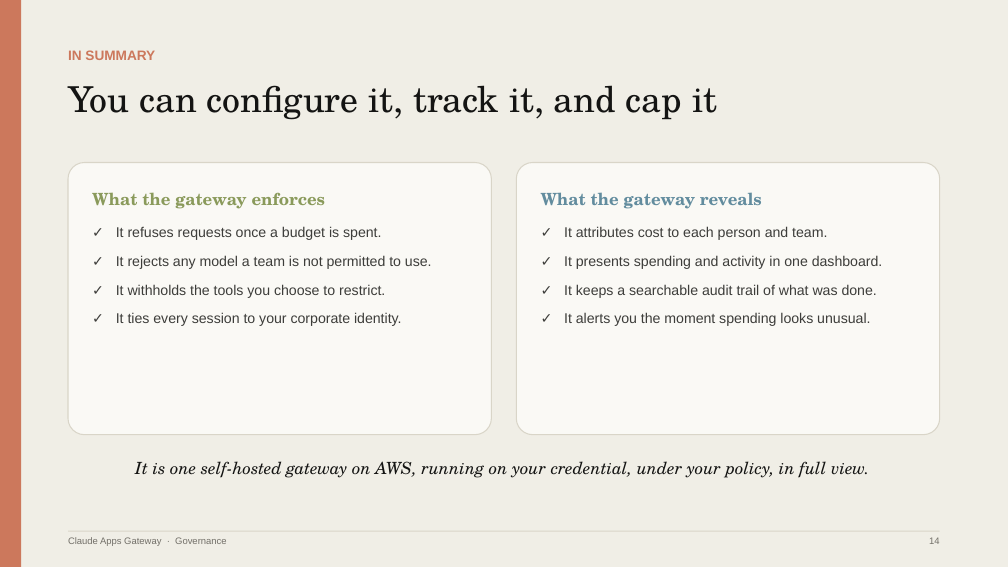
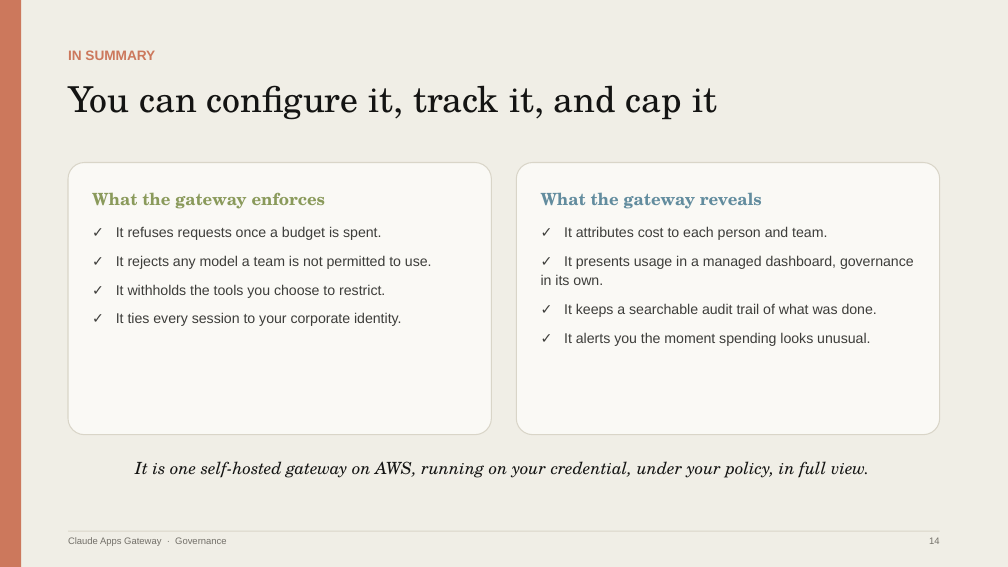
Before and after one commit to jiem-ying/claude-apps-gateway-aws, a slide deck: slide 14 of slides/claude-gateway-governance.pptx. Drawn at 1008x567 pixels with LibreOffice and Linux fonts; fonts in the diff are those of the drawing. Boxes give left, top, right and bottom in pixels: in the first picture for what was removed or moved away, otherwise in the second. Text is boxed around its words. In the diff, an @@ line names an element or a change of style, - is before the commit and + after.

```diff
--- a/slides/claude-gateway-governance.pptx
+++ b/slides/claude-gateway-governance.pptx
@@ text at (x1=541, y1=255, x2=914, y2=285): text changed @@
-✓ It presents spending and activity in one dashboard.
+✓ It presents usage in a managed dashboard, governance in its own.
```
Also in this commit, not shown: 3 other slides changed, 12 other files.
